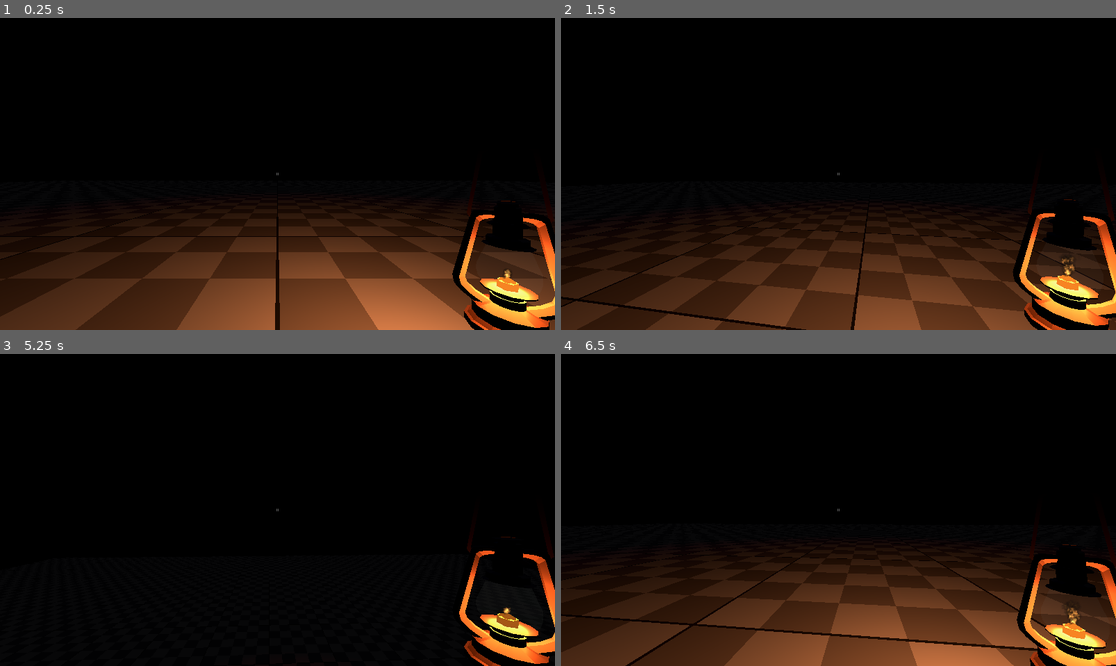
Above: before the commit, frames 1-4 (two rows, left to right).
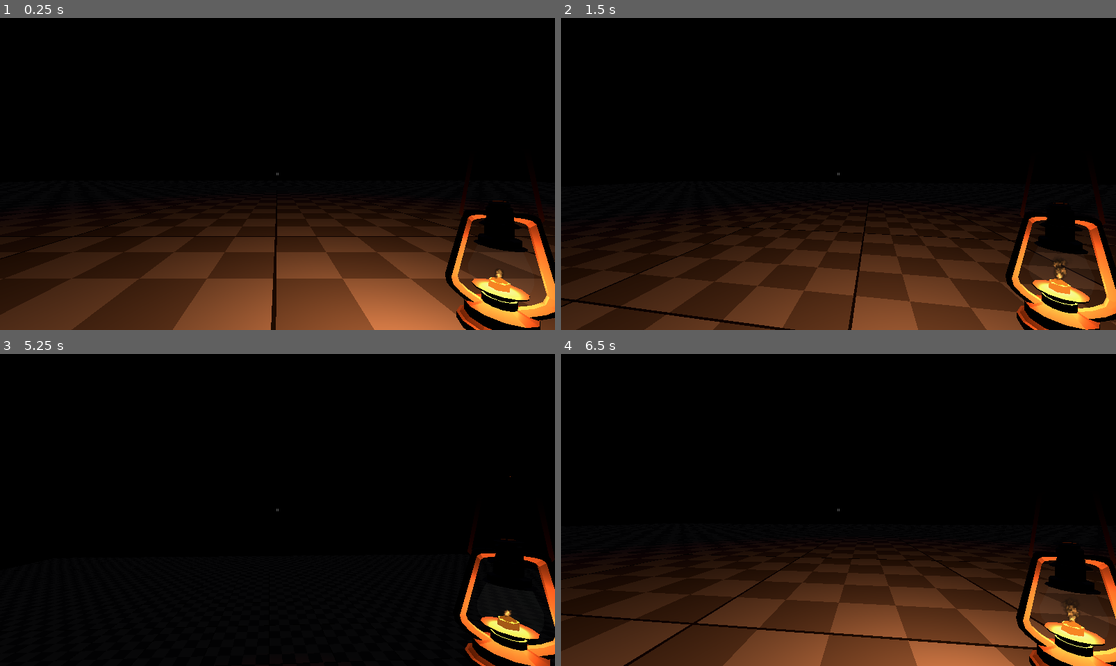
Above: after the commit, the same moments.

Repository: Aaron-Massey/untitledMazeGame
Game: Godot game, scene res://main.tscn
The game is run twice, just before and just after one commit, with the same random seed, the same clock (stepped at 60 frames per second) and the same inputs.
Inputs (mouse positions are in pixels of both pictures, inside the frame that each line leads up to):
- Up to frame 1 (0.25 s): no input
- Up to frame 2 (1.5 s): tap Enter at 0.5 s; move the mouse to (866, 174) at 0.52 s; hold W (move_up) from 0.53 s (still down); click (866, 174) at 0.6 s; tap Space (jump) at 0.77 s; move the mouse to (810, 174) at 1.27 s; tap E (interact) at 1.35 s
- Up to frame 3 (5.25 s): keep holding W (move_up); tap Space (jump) at 1.52, 3.02, 3.77, 4.52 s; move the mouse to (288, 503) at 2.02 s; tap Q (lantern) at 2.1, 5.1 s; tap R (debug_reset) at 2.75, 4.25, 5 s; move the mouse to (271, 516) at 2.77 s; tap Shift (move_sprint) at 2.85 s; move the mouse to (316, 513) at 3.52 s; click (316, 513) at 3.6 s; move the mouse to (233, 506) at 4.27 s; tap E (interact) at 4.35 s; move the mouse to (283, 510) at 5.02 s
- Up to frame 4 (6.5 s): move the mouse to (816, 503) at 5.77 s; release W (move_up) at 5.78 s; hold D (move_right) from 5.78 s (still down); tap Shift (move_sprint) at 5.85 s; tap Space (jump) at 6.02 s

The runs differ from the first frame. In frame 1, 4.6% of the frame differs, in the area x 0-100%, y 58-100%; in frame 2, 5.8%, in the area x 0-100%, y 57-100%; in frame 3, 1.1%; in frame 4, 2.3%.

Commit message:
Added headbob movement when moving

Diff:
--- a/assets/playerCharacter/character.gd
+++ b/assets/playerCharacter/character.gd
@@ -56,6 +56,14 @@
 ## The sensitivity of mouse movement for camera control
 @export var mouse_sensitivity: float = 0.5
 
+@export_category("Headbob Settings")
+## The rate at which the head bobs
+@export var headbob_frequency: float = 2.0
+## How high the head bobs
+@export var headbob_amplitude: float = 0.06
+## How long it takes for the head to bob
+var headbob_time: float = 0.0
+
 # Internal state variables
 ## The current stamina of the character, initialized to max_stamina
 var current_stamina: float = 100.0
@@ -69,6 +77,8 @@
 var _yaw_input: float
 ## Accumulated pitch input from mouse movement for vertical rotation
 var _pitch_input: float
+## Current camera position
+var camera_base_position: Vector3
 
 ## Reference to the camera node for controlling the field of view and rotation
 @onready var camera_controller: Camera3D = $Neck/Camera3D
@@ -81,6 +91,8 @@
 	camera_controller.fov = fov
 	Input.mouse_mode = Input.MOUSE_MODE_CAPTURED
 	current_stamina = max_stamina
+
+	camera_base_position = $Neck/Camera3D.transform.origin
 
 	# add interaction exclusions
 	for child in self.get_children():
@@ -108,6 +120,9 @@
 	if target:
 		print("Interacted with: ", target.name)
 
+	# Head bobbing code:
+	headbob_time += delta * velocity.length() * float(is_on_floor())
+	$Neck/Camera3D.transform.origin = camera_base_position + headbob(headbob_time)
 
 ## Handle movement input, sprinting logic, and stamina management
 func move(delta: float) -> void:
@@ -162,6 +177,12 @@
 	velocity.x = current_xz.x
 	velocity.z = current_xz.z
 
+## Move the head to simulate walking
+func headbob(headbob_time):
+	var headbob_position = Vector3.ZERO
+	headbob_position.y = sin(headbob_time * headbob_frequency) * headbob_amplitude
+	headbob_position.x = cos(headbob_time * headbob_frequency / 2) * headbob_amplitude / 1.5
+	return headbob_position
 
 ## Update the stamina based on whether the character is sprinting, walking, or idle
 func update_stamina(delta: float) -> void:
